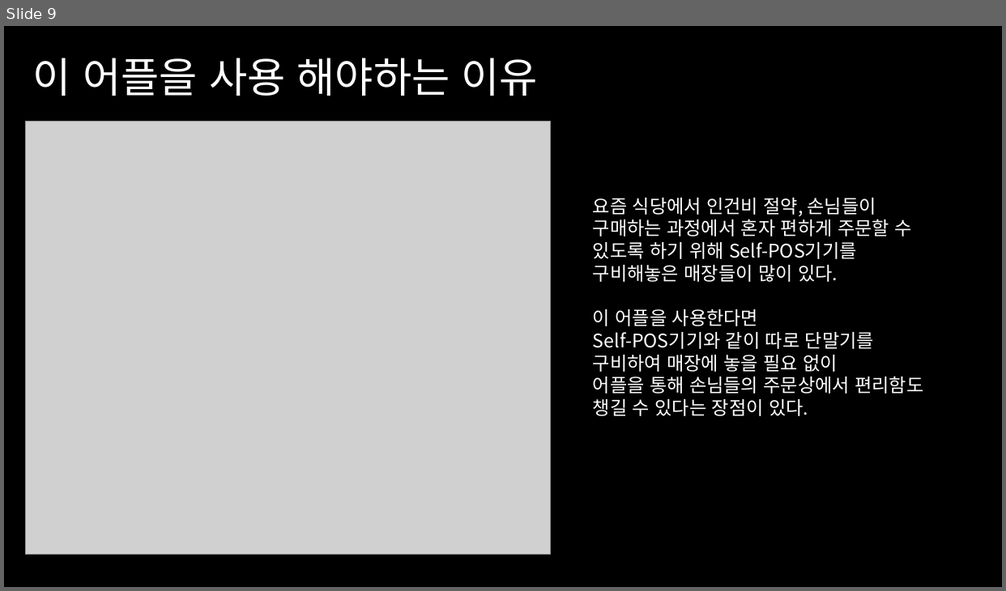
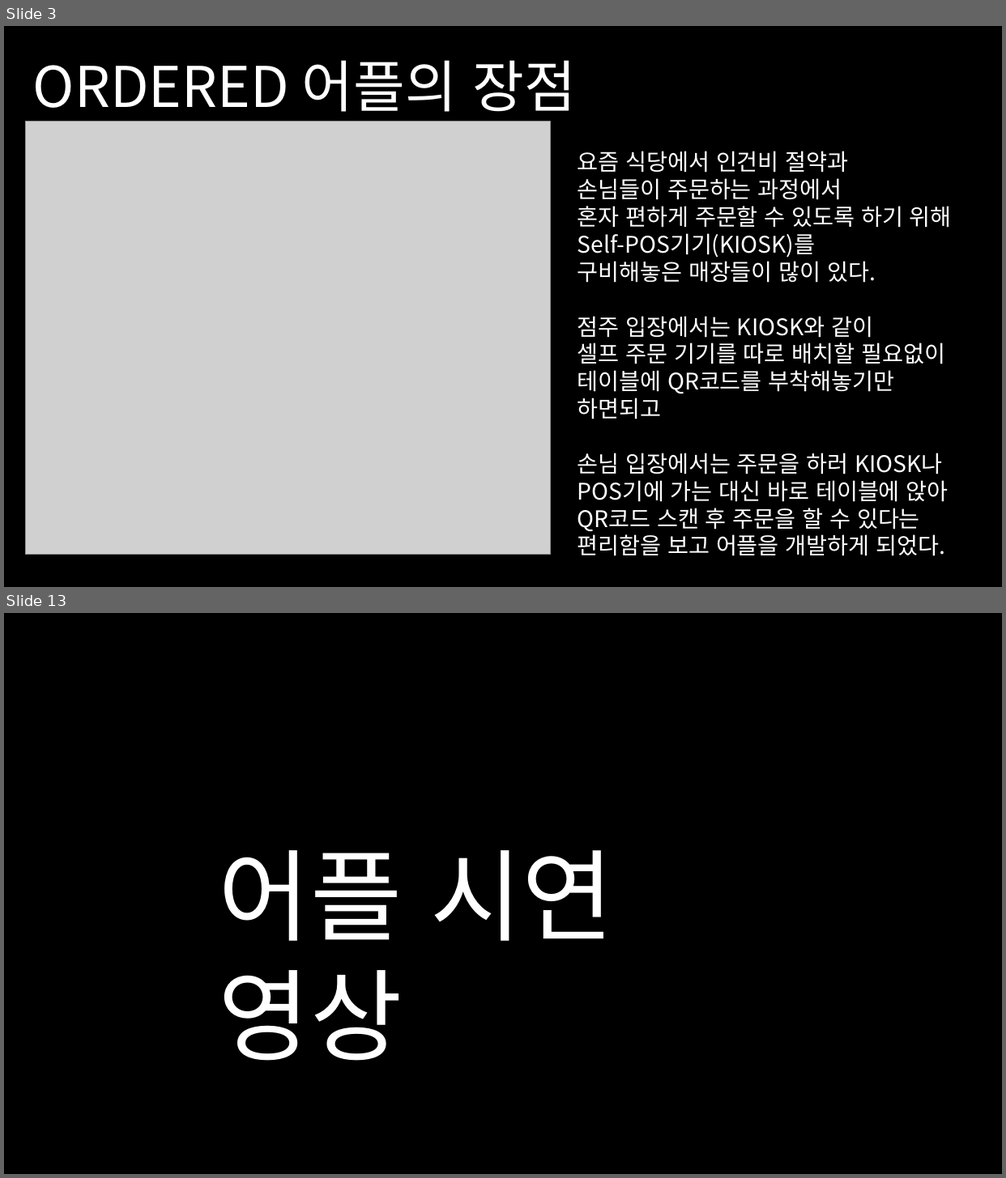
Before and after one commit to Kimsj0616/KAU-mobile, a slide deck: 기획발표 수정안.pptx. Shown one above the other, each under a label of ours: slide 9 before the commit, slides 3 and 13 after it; the slides between them are not shown. The pictures are 1006x591 and 1006x1178 pixels, drawn with LibreOffice and Linux fonts; fonts in the diff are those of the drawing; grey boxes stand for pictures. Boxes give left, top, right and bottom in pixels: in the first picture for what was removed or moved away, otherwise in the second. Text is boxed around its words. In the diff, an @@ line names an element or a change of style, - is before the commit and + after.

```diff
--- a/기획발표 수정안.pptx
+++ b/기획발표 수정안.pptx
@@ slide 13 added at box(4, 613, 1002, 1174), background #000000 @@
@@ text added at box(219, 850, 614, 1061), 96 pt, text #FFFFFF @@
+어플 시연 영상
@@ what was slide 9 is now slide 3 @@
@@ slide 3 changed as well @@
@@ text at box(33, 60, 576, 112): text changed; size 40 to 54 pt @@
-이 어플을 사용 해야하는 이유
+ORDERED 어플의 장점
@@ text "요즘 식당에서 인건비 절약과": place and size @@
-text "요즘 식당에서 인건비 절약과" at box(593, 198, 923, 416)
+text "요즘 식당에서 인건비 절약과" at box(577, 151, 952, 557)
@@ text at box(577, 151, 952, 258): text changed; size 18 to 22 pt @@
-요즘 식당에서 인건비 절약, 손님들이
-구매하는 과정에서 혼자 편하게 주문할 수
-있도록 하기 위해 Self-POS기기를
+요즘 식당에서 인건비 절약과
+손님들이 주문하는 과정에서
+혼자 편하게 주문할 수 있도록 하기 위해 Self-POS기기(KIOSK)를
@@ text at box(577, 261, 876, 283): size 18 to 22 pt in "구비해놓은 매장들이 많이 있다." @@
@@ text at box(577, 316, 948, 557): text changed; size 18 to 22 pt @@
-이 어플을 사용한다면
-Self-POS기기와 같이 따로 단말기를
-구비하여 매장에 놓을 필요 없이
-어플을 통해 손님들의 주문상에서 편리함도
-챙길 수 있다는 장점이 있다.
+점주 입장에서는 KIOSK와 같이
+셀프 주문 기기를 따로 배치할 필요없이
+테이블에 QR코드를 부착해놓기만 하면되고
+손님 입장에서는 주문을 하러 KIOSK나
+POS기에 가는 대신 바로 테이블에 앉아
+QR코드 스캔 후 주문을 할 수 있다는
+편리함을 보고 어플을 개발하게 되었다.
```
Also in this commit, not shown: 1 other slide changed, 11 other slides added, 7 slides removed, 1 other file.
